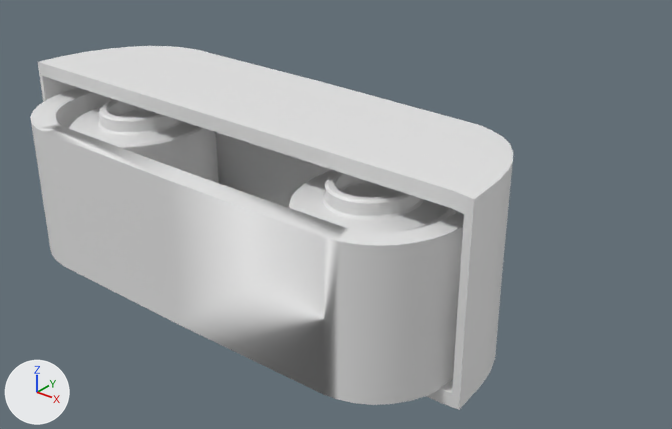
Two versions of the FBX model Projects/Portfolio/10. Full Metal Defense/FBX/Tank Treads/TankTreadsB.fbx, one commit apart.
One viewpoint serves both versions: a camera (50 mm lens) standing at (29.58, -0.38, 2.62) and looking at (26.62, 3.31, 0.33). Every picture has the same lights, and +X, +Y and +Z are marked at lower left. The picture after the commit comes second. Where no turn or scale is listed for an object, it has been applied to the vertices.

Names of what the first picture shows: 'GEO_Cylinder.014', 'GEO_Cylinder.015', 'GEO_Cylinder.016', 'GEO_Cylinder.017'.
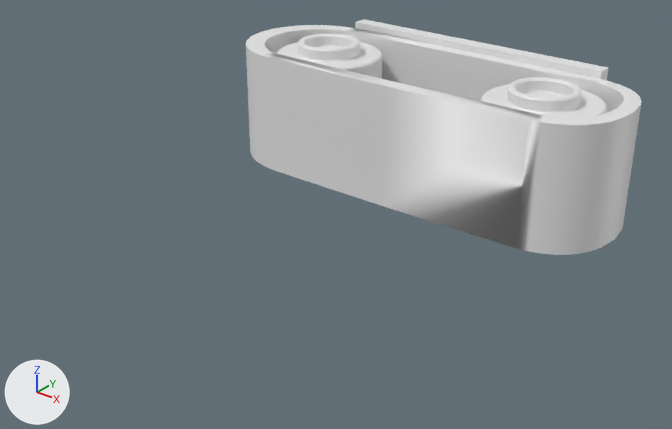
Boxes [x1, y1, x2, y2] around the edits, measured in the pictures (672 x 429 px):
'GEO_Cylinder.014', moved, turned, rescaled: before [30, 88, 464, 405]; after [246, 25, 642, 255]
'GEO_Cylinder.017', deleted: before [38, 46, 513, 410]
'GEO_Cylinder.016', moved, rescaled: before [289, 170, 458, 233]; after [481, 77, 607, 118]
'GEO_Cylinder.015', moved, rescaled: before [69, 99, 219, 183]; after [276, 33, 382, 79]
'GEO_Cube.002', added: after [355, 19, 608, 80]

Diff of the bpy script that builds the scene:
```diff
--- a/Projects/Portfolio/10. Full Metal Defense/FBX/Tank Treads/TankTreadsB.fbx.py
+++ b/Projects/Portfolio/10. Full Metal Defense/FBX/Tank Treads/TankTreadsB.fbx.py
@@ me_geo_cube_005 @@
+me_geo_cube_005.from_pydata([(-0.91, 0.01, -1.06), (-0.91, 0.01, -0.13), (-0.91, 0.11, -1.06), (-0.91, 0.11, -0.13), (0.91, -0.01, -1.06), (0.91, -0.01, -0.13), (0.91, 0.09, -1.06), (0.91, 0.09, -0.13), (-0.91, 0.01, -0.94), (-0.91, 0.11, -0.94), (0.91, 0.09, -0.94), (0.91, -0.01, -0.94), (0.91, -0.45, -0.94), (0.91, -0.45, -1.06), (-0.92, -0.43, -1.06), (-0.92, -0.43, -0.94)], [], [(8, 1, 3, 9), (9, 3, 7, 10), (10, 7, 5, 11), (11, 5, 1, 8), (2, 6, 4, 0), (7, 3, 1, 5), (0, 4, 13, 14), (6, 10, 11, 4), (2, 9, 10, 6), (0, 8, 9, 2), (13, 12, 15, 14), (4, 11, 12, 13), (11, 8, 15, 12), (8, 0, 14, 15)])
@@ ob_geo_cylinder_014 @@
 ob_geo_cylinder_014 = bpy.data.objects.new('GEO_Cylinder.014', me_geo_cylinder_024)
-ob_geo_cylinder_014.location = (26.631, 2.636, 0.56)
-ob_geo_cylinder_014.rotation_euler = (0.0, 0.0, -0.0128)  # degrees (0, 0, -0.7)
-ob_geo_cylinder_014.scale = (1.0, 1.16, 1.0)
+ob_geo_cylinder_014.location = (26.611, 4.244, 0.56)
@@ ob_geo_cylinder_017 @@
-ob_geo_cylinder_017 = bpy.data.objects.new('GEO_Cylinder.017', me_geo_cylinder_026)
-ob_geo_cylinder_017.location = (26.586, 2.892, 0.641)
@@ ob_geo_cylinder_016 @@
 ob_geo_cylinder_016 = bpy.data.objects.new('GEO_Cylinder.016', me_geo_cylinder_025)
-ob_geo_cylinder_016.location = (27.386, 2.627, 0.56)
+ob_geo_cylinder_016.location = (27.366, 4.245, 0.56)
 ob_geo_cylinder_016.rotation_euler = (0.0, 0.0, -0.0128)  # degrees (0, 0, -0.7)
-ob_geo_cylinder_016.scale = (0.349, 0.405, 0.349)
+ob_geo_cylinder_016.scale = (0.349, 0.349, 0.349)
@@ ob_geo_cylinder_015 @@
 ob_geo_cylinder_015 = bpy.data.objects.new('GEO_Cylinder.015', me_geo_cylinder_008)
-ob_geo_cylinder_015.location = (25.837, 2.647, 0.56)
+ob_geo_cylinder_015.location = (25.817, 4.245, 0.56)
 ob_geo_cylinder_015.rotation_euler = (0.0, 0.0, -0.0128)  # degrees (0, 0, -0.7)
-ob_geo_cylinder_015.scale = (0.349, 0.405, 0.349)
+ob_geo_cylinder_015.scale = (0.349, 0.349, 0.349)
@@ ob_geo_cube_002 @@
+ob_geo_cube_002 = bpy.data.objects.new('GEO_Cube.002', me_geo_cube_005)
+ob_geo_cube_002.location = (26.587, 4.698, 1.134)
```
